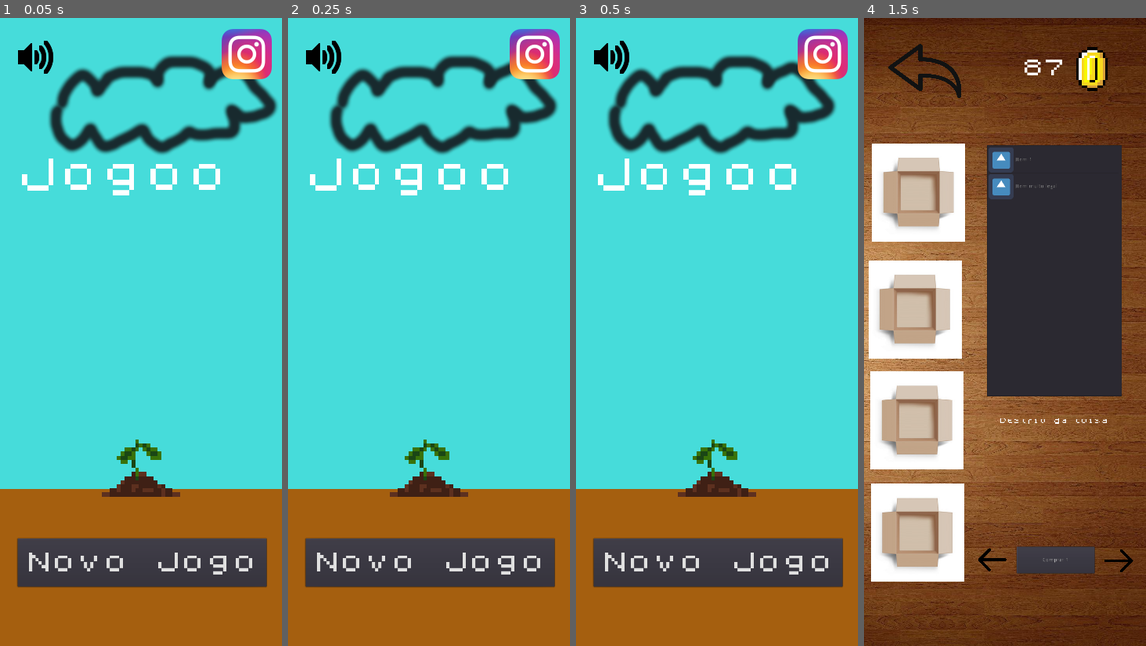
Above: before the commit, frames 1-4 (left to right).
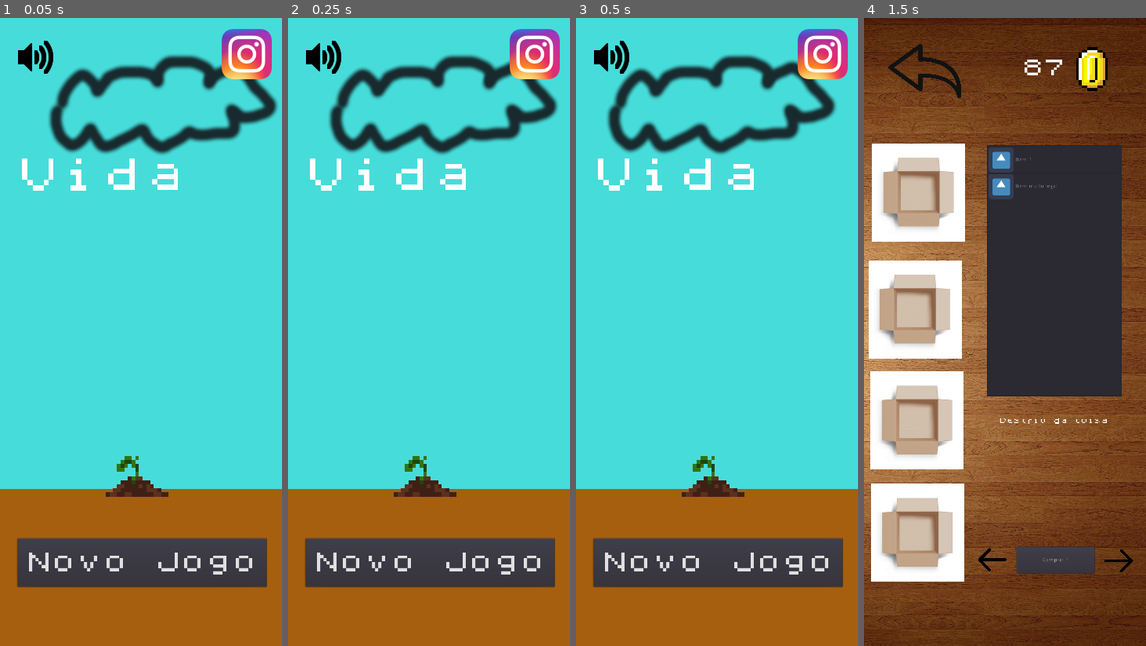
Above: after the commit, the same moments.

Repository: mantuoliveira/ehorta
Game: Godot game, scene res://Scenes/Welcome.tscn
The game is run twice, just before and just after one commit, with the same random seed, the same clock (stepped at 60 frames per second) and the same inputs. The engine's default icon, where the game draws it, is replaced by a stand-in: a white triangle on a blue panel in a dark square. Sound files missing from this copy of the repository are replaced by a short silence.
Inputs:
- Up to frame 1 (0.05 s): no input
- Up to frame 2 (0.25 s): no input
- Up to frame 3 (0.5 s): no input
- Up to frame 4 (1.5 s): click "Novo Jogo" at 0.5 s; click "Loja" at 1.25 s

The runs differ from the first frame. In frame 1, 1.7% of the frame differs, in the area x 7-79%, y 22-77%; in frame 2, 1.7%; in frame 3, 1.7%; in frame 4, nothing differs.

Commit message:
Mudei o nome para o pedro poder pegar no pc dele

Diff:
--- a/Scenes/Welcome.tscn
+++ b/Scenes/Welcome.tscn
@@ -62,7 +62,6 @@
 scale = Vector2( 9.46611, 10.4112 )
 frames = SubResource( 1 )
 animation = "growth"
-frame = 1
 playing = true
 
 [node name="EnterGame" type="Button" parent="."]
@@ -115,7 +114,7 @@
 margin_right = 699.406
 margin_bottom = 453.22
 custom_fonts/font = SubResource( 4 )
-text = "Jogoo"
+text = "Vida"
 __meta__ = {
 "_edit_use_anchors_": false
 }
